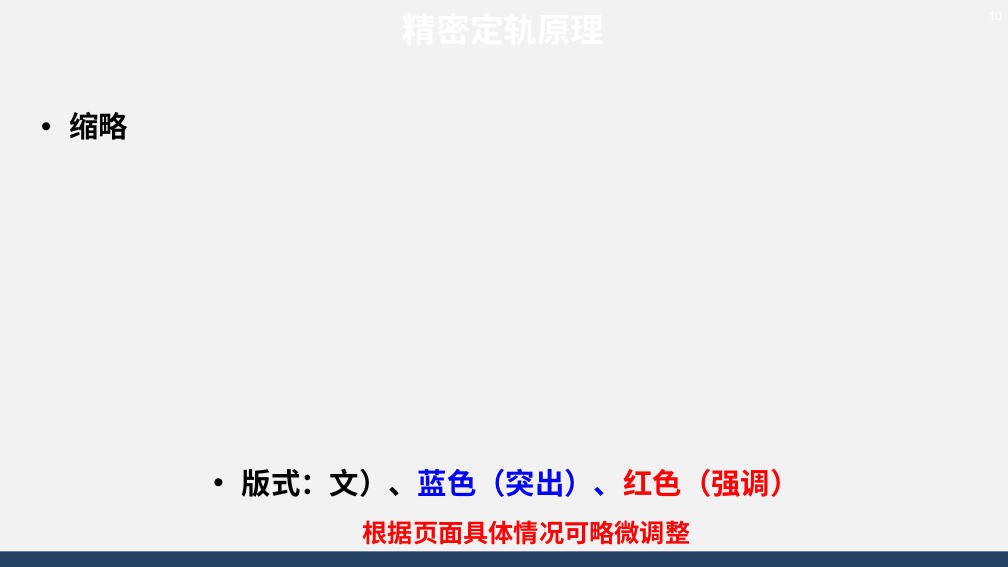
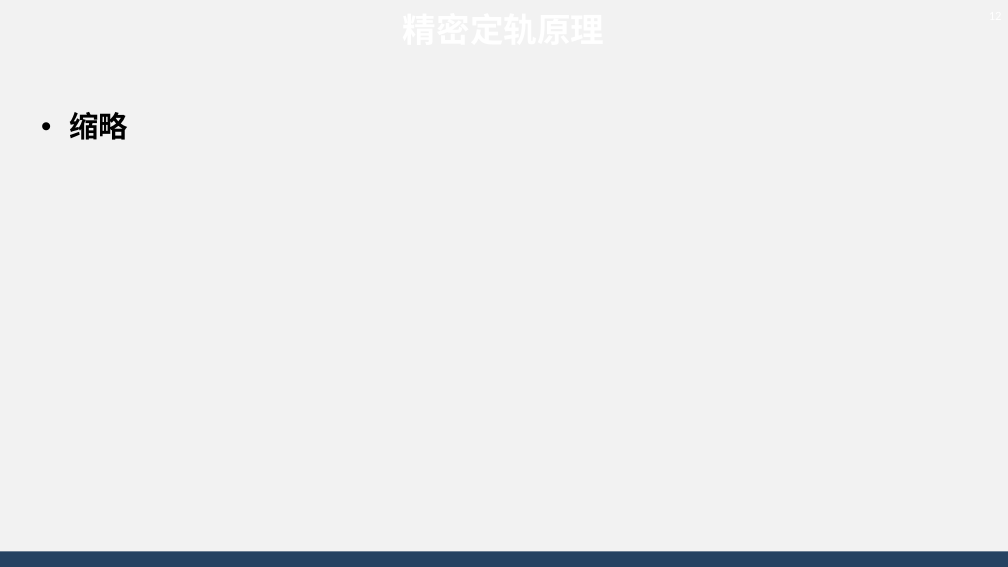
Before and after one commit to AsBackup/DAOSSA, a slide deck: slide 12 of 12 初轨确定和精密定轨原理.pptx (slide 10 before the commit). Drawn at 1008x567 pixels with LibreOffice and Linux fonts; fonts in the diff are those of the drawing; background and template pictures are left out. Boxes give left, top, right and bottom in pixels: in the first picture for what was removed or moved away, otherwise in the second. Text is boxed around its words. In the diff, an @@ line names an element or a change of style, - is before the commit and + after.

```diff
--- a/12 初轨确定和精密定轨原理.pptx
+++ b/12 初轨确定和精密定轨原理.pptx
@@ text removed at (242, 469, 800, 497) @@
-• 版式：文）、蓝色（突出）、红色（强调）
@@ text removed at (363, 520, 691, 545) @@
-根据页面具体情况可略微调整
```
Also in this commit, not shown: 4 other slides changed, 13 slides added, 6 slides removed, 5 other files.
